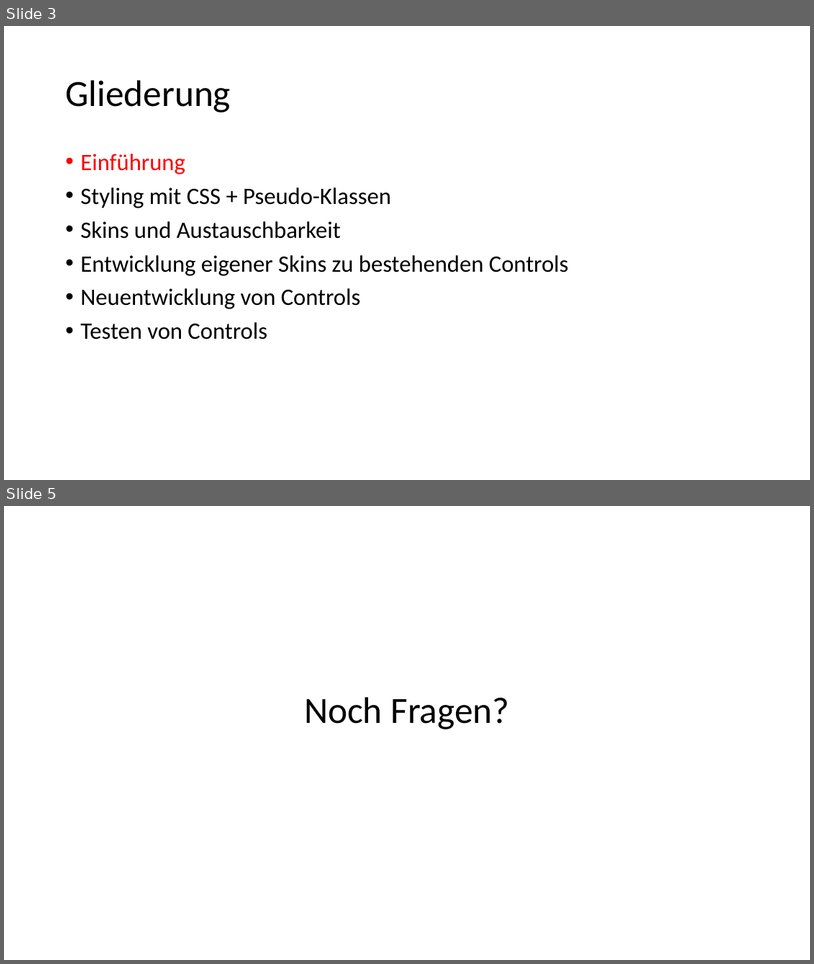
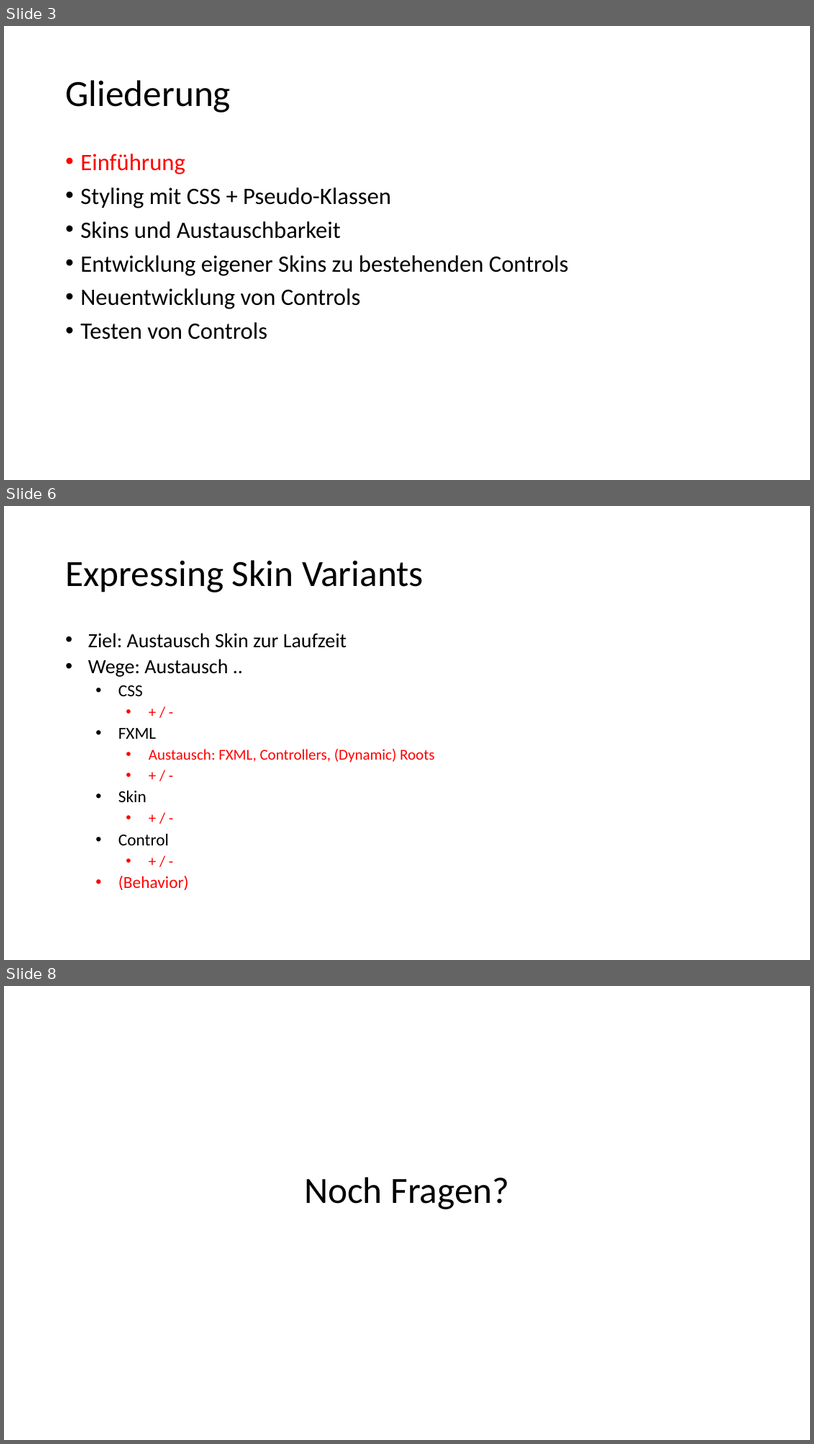
Before and after one commit to anwur88/JFXControls, a slide deck: src/site/pres/CustomControls.pptx. Shown one above the other, each under a label of ours: slides 3 and 5 before the commit, slides 3, 6 and 8 after it; the slides between them are not shown. The pictures are 814x964 and 814x1444 pixels, drawn with LibreOffice and Linux fonts; fonts in the diff are those of the drawing. Boxes give left, top, right and bottom in pixels: in the first picture for what was removed or moved away, otherwise in the second. Text is boxed around its words. In the diff, an @@ line names an element or a change of style, - is before the commit and + after.

```diff
--- a/src/site/pres/CustomControls.pptx
+++ b/src/site/pres/CustomControls.pptx
@@ slide 6 added at (4, 506, 810, 960), background #FFFFFF @@
@@ title added at (65, 560, 424, 592), 44 pt, text #000000 @@
+Expressing Skin Variants
@@ text added at (88, 633, 435, 890), 18 pt, text #000000 @@
+  • Ziel: Austausch Skin zur Laufzeit
+  • Wege: Austausch ..
+    • CSS
+      • + / -
+    • FXML
+      • Austausch: FXML, Controllers, (Dynamic) Roots
+      • + / -
+    • Skin
+      • + / -
+    • Control
+      • + / -
+    • (Behavior)
@@ what was slide 5 is now slide 8 @@
```
Also in this commit, not shown: 1 slide changed, 3 other slides added, 1 slide removed.
